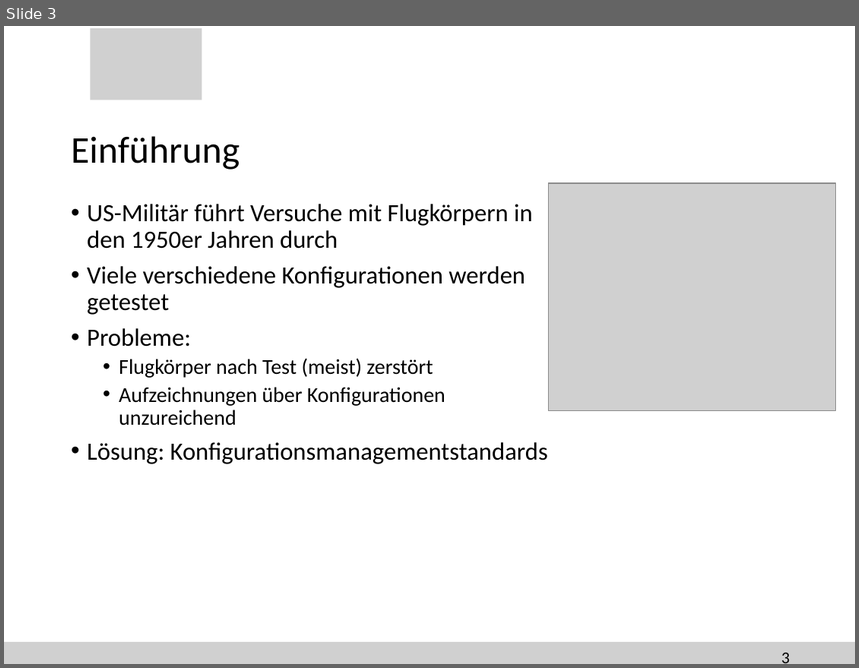
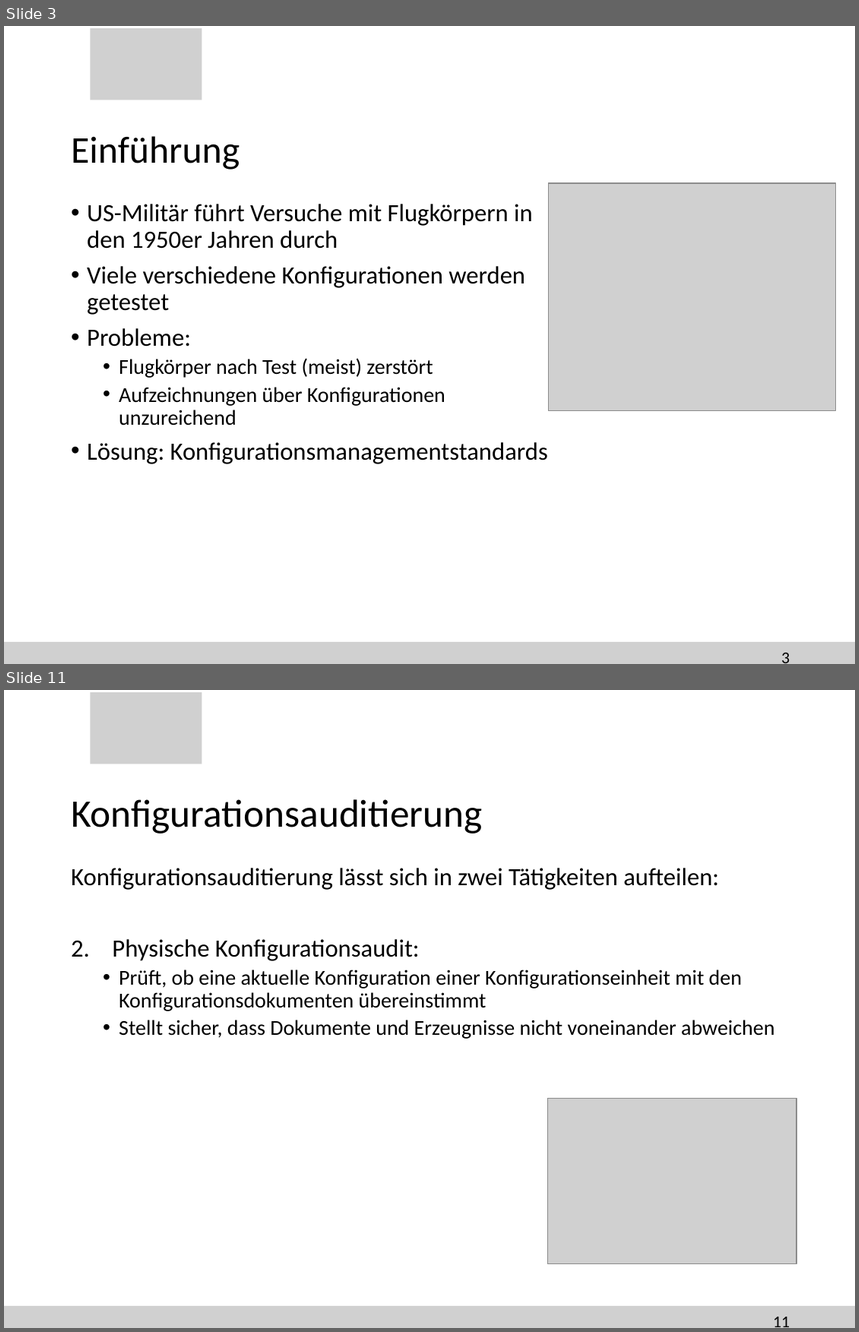
Before and after one commit to SteiMi/swm-seminar, a slide deck: Präsentation/seminar.pptx. Shown one above the other, each under a label of ours: slide 3 before the commit, slides 3 and 11 after it; the slides between them are not shown. The pictures are 859x668 and 859x1332 pixels, drawn with LibreOffice and Linux fonts; fonts in the diff are those of the drawing; grey boxes stand for pictures; background and template pictures are left out. Boxes give left, top, right and bottom in pixels: in the first picture for what was removed or moved away, otherwise in the second. Text is boxed around its words. In the diff, an @@ line names an element or a change of style, - is before the commit and + after.

```diff
--- a/Präsentation/seminar.pptx
+++ b/Präsentation/seminar.pptx
@@ slide 11 added at (4,690,855,1328), background #FFFFFF; not listed: 2 template elements that a slide beside it also shows @@
@@ title added at (71,799,482,834), 33 pt, text #000000 @@
+Konfigurationsauditierung
@@ text added at (71,868,775,1039), 18 pt, text #000000 @@
+Konfigurationsauditierung lässt sich in zwei Tätigkeiten aufteilen:
+2. Physische Konfigurationsaudit:
+  • Prüft, ob eine aktuelle Konfiguration einer Konfigurationseinheit mit den Konfigurationsdokumenten übereinstimmt
+  • Stellt sicher, dass Dokumente und Erzeugnisse nicht voneinander abweichen
@@ picture added at (548,1099,797,1265) @@
@@ page number added at (773,1317,790,1328), 14 pt, text #000000 @@
+11
```
Also in this commit, not shown: 1 slide changed, 10 other slides added.
